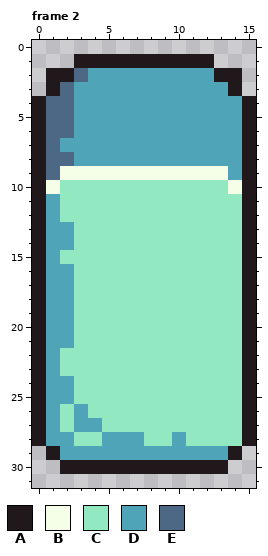
Pixel-art file -- Assets/Sprites/Block1.aseprite. The picture above was drawn from the file before the commit.
16x32 pixels, 5 frames. Shown: frame 2.
Palette (. is transparent): A #21181b  B #f5ffe8  C #92e8c0  D #4fa4b8  E #4c6885
Pixels before, frame 2, first column x 0:
 1 ...AAAAAAAAAA...
 2 .AAEDDDDDDDDDAA.
 3 .AEDDDDDDDDDDDA.
 4 AEEDDDDDDDDDDDDA
 5 AEEDDDDDDDDDDDDA
 6 AEEDDDDDDDDDDDDA
 7 AEDDDDDDDDDDDDDA
 8 AEEDDDDDDDDDDDDA
 9 AEBBBBBBBBBBBBDA
10 ABCCCCCCCCCCCCBA
11 ADCCCCCCCCCCCCCA
12 ADCCCCCCCCCCCCCA
13 ADDCCCCCCCCCCCCA
14 ADDCCCCCCCCCCCCA
15 ADCCCCCCCCCCCCCA
16 ADDCCCCCCCCCCCCA
17 ADDCCCCCCCCCCCCA
18 ADDCCCCCCCCCCCCA
19 ADDCCCCCCCCCCCCA
20 ADDCCCCCCCCCCCCA
21 ADDCCCCCCCCCCCCA
22 ADCCCCCCCCCCCCCA
23 ADCCCCCCCCCCCCCA
24 ADDCCCCCCCCCCCCA
25 ADDCCCCCCCCCCCCA
26 ADCDCCCCCCCCCCCA
27 ADCDDCCCCCCCCCCA
28 ADDCCDDDCCDCCCCA
29 .ADDDDDDDDDDDDA.
30 ..AAAAAAAAAAAA..
The same view after the edit:
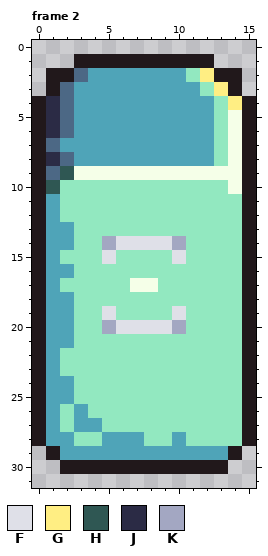
Colours new in this view: F #dfe0e8  G #ffee83  H #2f5753  J #2b2b45  K #a3a7c2
From old to new:
Frame 2:
y 2: x 11..12 DD -> CG
y 3: x 12..13 DD -> CG
y 4: x 1 E -> J; x 13..14 DD -> CG
y 5..6: x 1 E -> J; x 13..14 DD -> CB
y 7: x 13..14 DD -> CB
y 8: x 1 E -> J; x 13..14 DD -> CB
y 9: x 2 B -> H; x 14 D -> B
y 10: x 1 B -> H
y 14: x 5..10 CCCCCC -> KFFFFK
y 15: x 5 C -> F; x 10 C -> F
y 17: x 2 D -> C; x 7..8 CC -> BB
y 19: x 5 C -> F; x 10 C -> F
y 20: x 5..10 CCCCCC -> KFFFFK
Changed places in both pictures, as pixel boxes (x1, y1, x2, y2):
changed: (46, 68, 242, 334)
